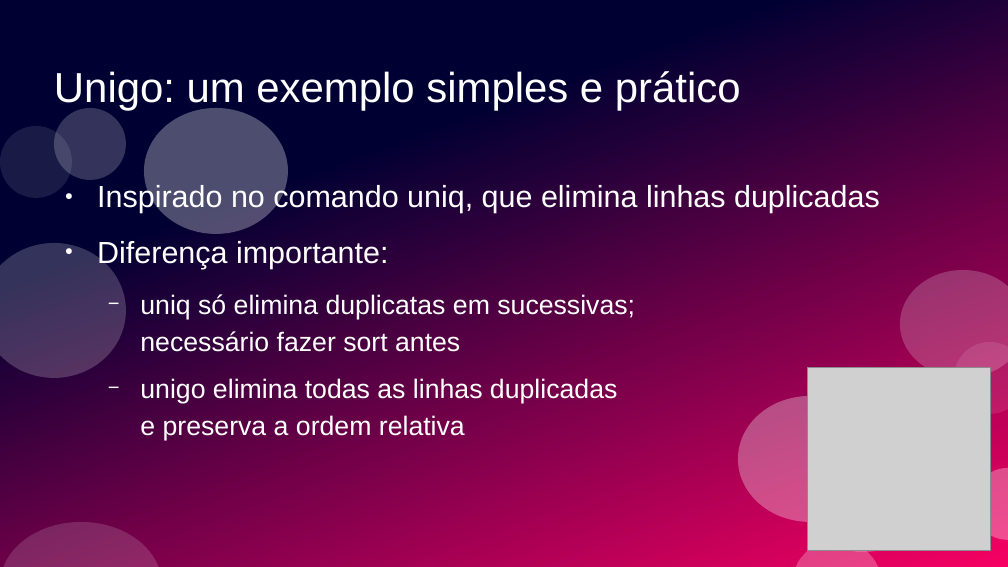
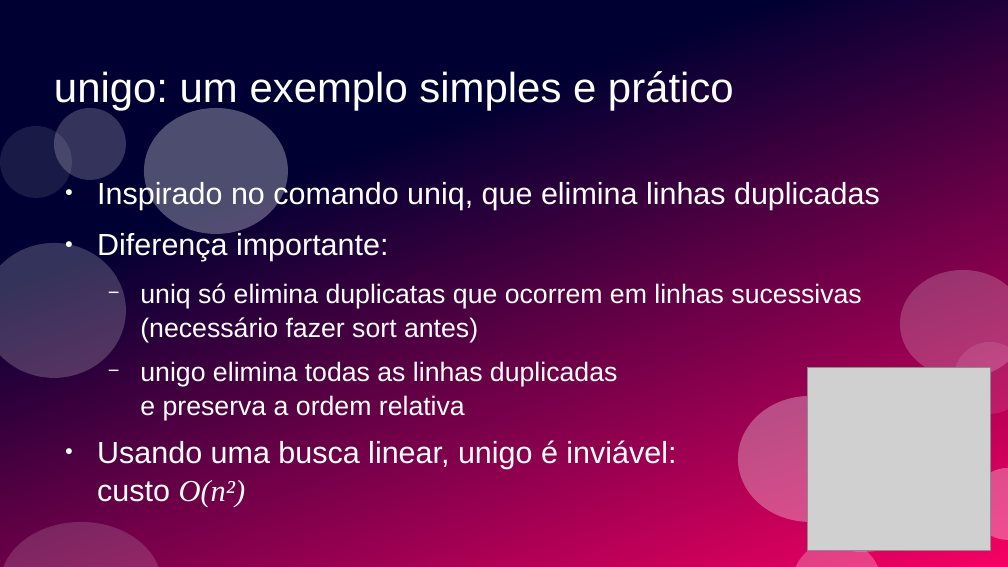
Before and after one commit to ramalho/sets-in-go, a slide deck: slide 10 of conj-em-go1_28.odp (slide 35 before the commit). Drawn at 1008x567 pixels with LibreOffice and Linux fonts; fonts in the diff are those of the drawing; grey boxes stand for pictures. Boxes give left, top, right and bottom in pixels: in the first picture for what was removed or moved away, otherwise in the second. Text is boxed around its words. In the diff, an @@ line names an element or a change of style, - is before the commit and + after.

```diff
--- a/conj-em-go1_28.odp
+++ b/conj-em-go1_28.odp
@@ title at (x1=54, y1=71, x2=734, y2=111): text changed @@
-Unigo: um exemplo simples e prático
+unigo: um exemplo simples e prático
@@ text at (x1=97, y1=180, x2=880, y2=420): line spacing 1.15 to 1.05 @@
@@ text at (x1=140, y1=283, x2=861, y2=342): text changed @@
-  − uniq só elimina duplicatas em sucessivas;
-    necessário fazer sort antes
+  − uniq só elimina duplicatas que ocorrem em linhas sucessivas
+    (necessário fazer sort antes)
@@ text at (x1=97, y1=440, x2=676, y2=507): paragraph added @@
+● Usando uma busca linear, unigo é inviável:
+  custo O(n²)
```
Also in this commit, not shown: 35 other slides changed, 5 slides added, 3 slides removed, 1 other file.
